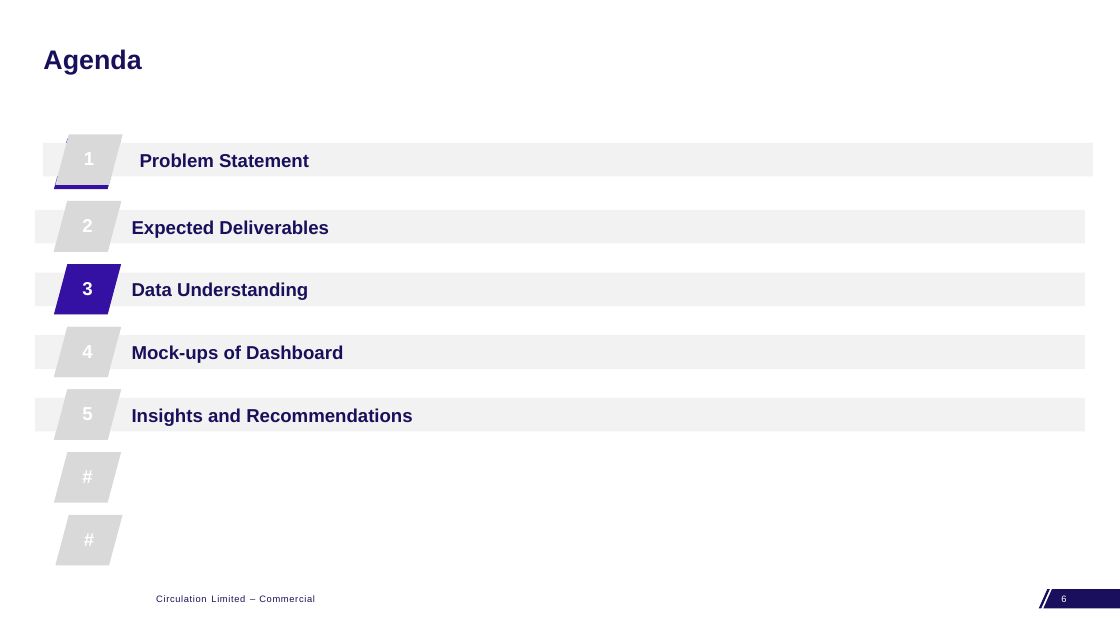
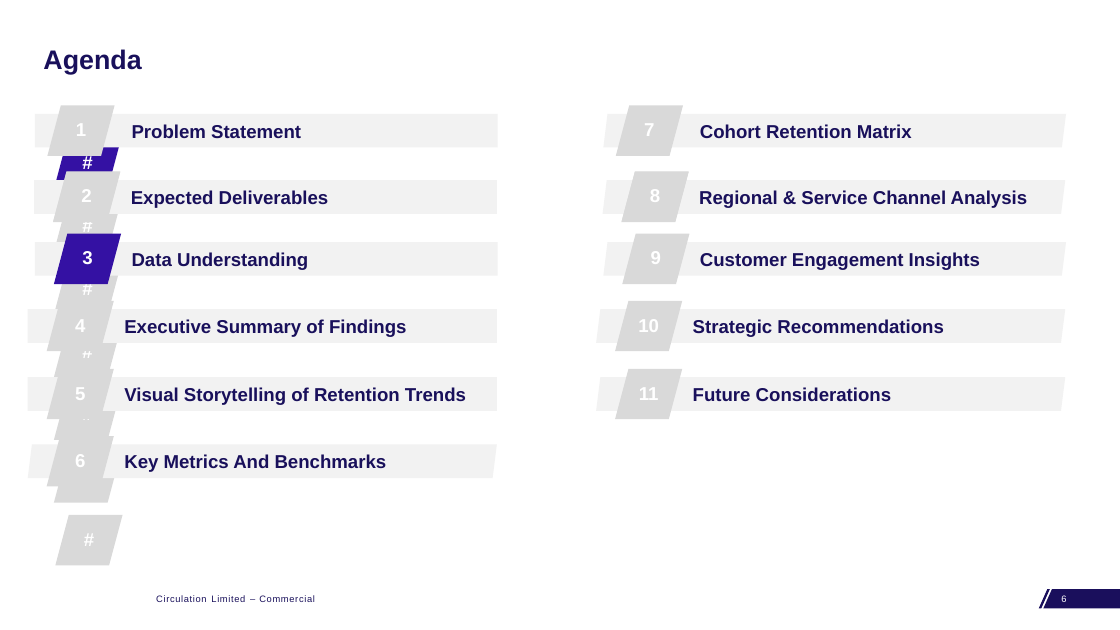
Before and after one commit to tiyajain2200/fabric-to-outfit-cgan, a slide deck: slide 6 of BI_PROJECT_PPT.pptx. Drawn at 1120x630 pixels with LibreOffice and Linux fonts; fonts in the diff are those of the drawing; background and template pictures are left out. Boxes give left, top, right and bottom in pixels: in the first picture for what was removed or moved away, otherwise in the second. Text is boxed around its words. In the diff, an @@ line names an element or a change of style, - is before the commit and + after.

```diff
--- a/BI_PROJECT_PPT.pptx
+++ b/BI_PROJECT_PPT.pptx
@@ text "Problem Statement": place and size @@
-text "Problem Statement" at box(43, 143, 1093, 176)
+text "Problem Statement" at box(35, 114, 498, 148)
@@ flow chart input output "1": place and size @@
-flow chart input output "1" at box(55, 134, 123, 185)
+flow chart input output "1" at box(47, 106, 114, 156)
@@ freeform shape added at box(603, 114, 1066, 148), fill #F2F2F2, 16 pt, text #19105B, bold @@
+Cohort Retention Matrix
@@ flow chart input output added at box(616, 106, 683, 156), fill #D9D9D9, 16 pt, text #FFFFFF, bold @@
+7
@@ 3 flow chart input outputs: place and size @@
-3 flow chart input outputs at box(54, 201, 121, 314)
+3 flow chart input outputs at box(53, 171, 121, 284)
@@ text to flow chart input output in 4 elements at box(47, 369, 114, 419), box(47, 301, 114, 351), box(54, 234, 121, 284), box(53, 171, 120, 222) @@
@@ flow chart input output added at box(622, 172, 689, 223), fill #D9D9D9, 16 pt, text #FFFFFF, bold @@
+2
@@ flow chart input output added at box(622, 171, 689, 222), fill #D9D9D9, 16 pt, text #FFFFFF, bold @@
+8
@@ text "Expected Deliverables": place and size @@
-text "Expected Deliverables" at box(35, 210, 1086, 244)
+text "Expected Deliverables" at box(34, 181, 497, 214)
@@ freeform shape added at box(602, 181, 1065, 214), fill #F2F2F2, 16 pt, text #19105B, bold @@
+Regional & Service Channel Analysis
@@ flow chart input output added at box(623, 234, 690, 284), fill #D9D9D9, 16 pt, text #FFFFFF, bold @@
+9
@@ text "Data Understanding": place and size @@
-text "Data Understanding" at box(35, 272, 1086, 306)
+text "Data Understanding" at box(35, 242, 498, 276)
@@ freeform shape added at box(603, 242, 1066, 276), fill #F2F2F2, 16 pt, text #19105B, bold @@
+Customer Engagement Insights
@@ text added at box(28, 309, 497, 343), fill #F2F2F2, 16 pt, text #19105B, bold @@
+Executive Summary of Findings
@@ flow chart input output "4": place and size @@
-flow chart input output "4" at box(54, 327, 121, 377)
+flow chart input output "4" at box(47, 301, 114, 351)
@@ freeform shape added at box(597, 309, 1065, 343), fill #F2F2F2, 16 pt, text #19105B, bold @@
+Strategic Recommendations
@@ flow chart input output added at box(615, 301, 682, 351), fill #D9D9D9, 16 pt, text #FFFFFF, bold @@
+10
@@ text removed at box(35, 335, 1086, 369) @@
-Mock-ups of Dashboard
@@ text added at box(28, 377, 497, 411), fill #F2F2F2, 16 pt, text #19105B, bold @@
+Visual Storytelling of Retention Trends
@@ flow chart input output "5": place and size @@
-flow chart input output "5" at box(54, 390, 121, 440)
+flow chart input output "5" at box(47, 369, 114, 419)
@@ freeform shape added at box(597, 377, 1065, 411), fill #F2F2F2, 16 pt, text #19105B, bold @@
+Future Considerations
@@ flow chart input output added at box(615, 369, 682, 419), fill #D9D9D9, 16 pt, text #FFFFFF, bold @@
+11
@@ text removed at box(35, 398, 1086, 432) @@
-Insights and Recommendations
@@ freeform shape added at box(28, 444, 497, 478), fill #F2F2F2, 16 pt, text #19105B, bold @@
+Key Metrics And Benchmarks
@@ flow chart input output added at box(47, 436, 114, 486), fill #D9D9D9, 16 pt, text #FFFFFF, bold @@
+6
```
Also in this commit, not shown: 5 other slides changed, 9 slides added, 15 slides removed.
